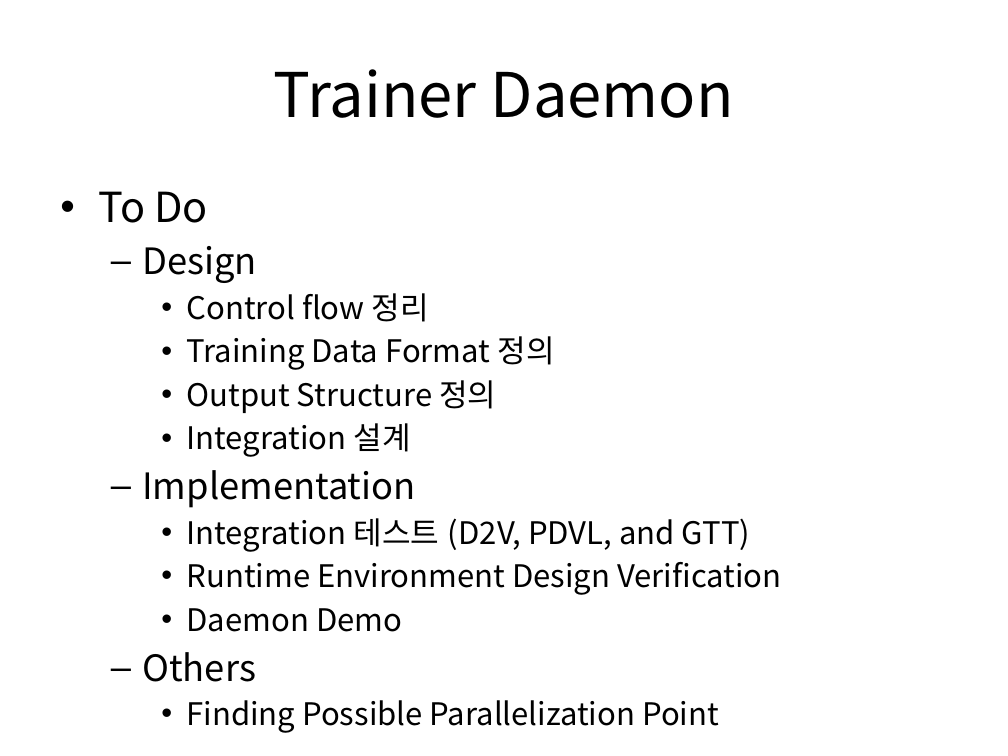
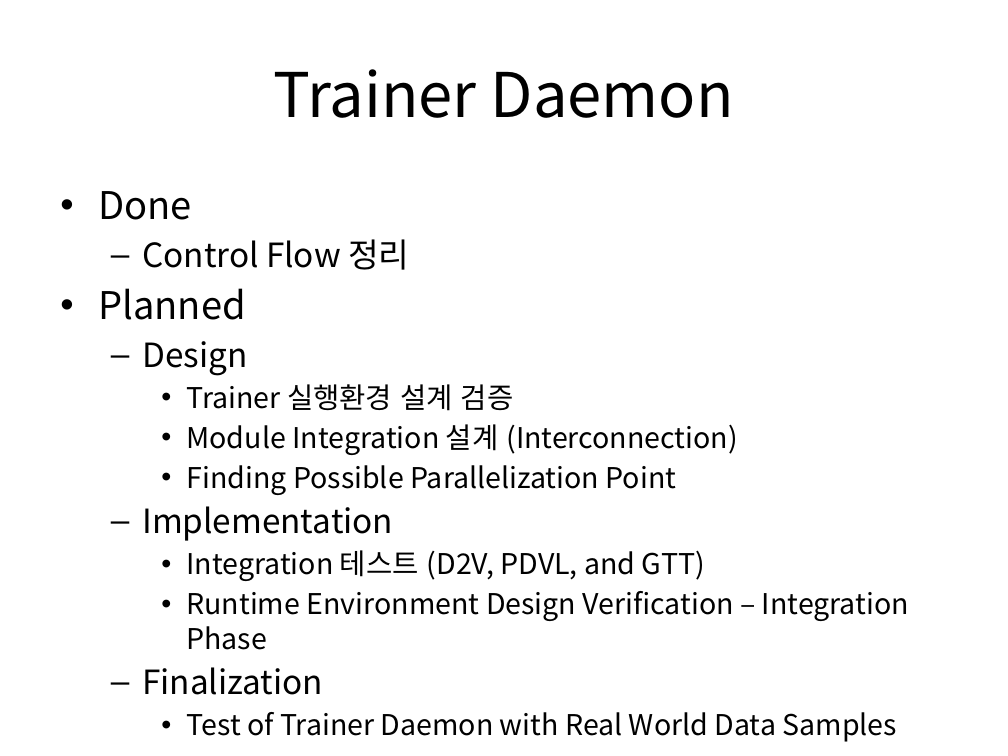
Before and after one commit to in1004kyu/news_recommend, a slide deck: slide 3 of Documents/ProgressUpdate_Lexical+Analysis.pptx. Drawn at 1008x756 pixels with LibreOffice and Linux fonts; fonts in the diff are those of the drawing. Boxes give left, top, right and bottom in pixels: in the first picture for what was removed or moved away, otherwise in the second. Text is boxed around its words. In the diff, an @@ line names an element or a change of style, - is before the commit and + after.

```diff
--- a/Documents/ProgressUpdate_Lexical+Analysis.pptx
+++ b/Documents/ProgressUpdate_Lexical+Analysis.pptx
@@ text at [98, 191, 409, 320]: text changed; size 29.6 to 23.8 pt @@
-• To Do
+• Done
+  – Control Flow 정리
+• Planned
@@ text at [142, 341, 705, 581]: size 25.9 to 23.8 pt in "Design", "Implementation"; size 22.2 to 20.4 pt in "Integration 테스트 (D2V, PDVL, and GTT)" @@
@@ text at [186, 384, 738, 495]: text changed; size 22.2 to 20.4 pt @@
-    • Control flow 정리
-    • Training Data Format 정의
-    • Output Structure 정의
-    • Integration 설계
+    • Trainer 실행환경 설계 검증
+    • Module Integration 설계 (Interconnection)
+    • Finding Possible Parallelization Point
@@ text at [142, 591, 909, 742]: text changed; size 22.2 to 20.4 pt @@
-    • Runtime Environment Design Verification
-    • Daemon Demo
-  – Others
-    • Finding Possible Parallelization Point
+    • Runtime Environment Design Verification – Integration Phase
+  – Finalization
+    • Test of Trainer Daemon with Real World Data Samples
```
Also in this commit, not shown: 2 other slides changed.
